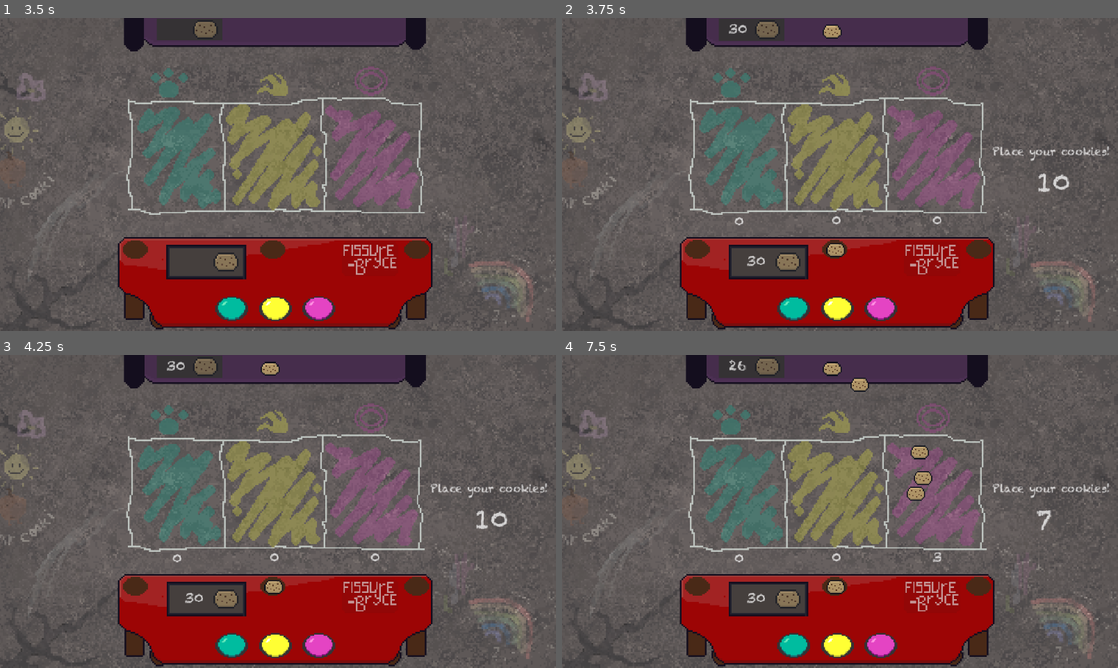
Above: before the commit, frames 1-4 (two rows, left to right).
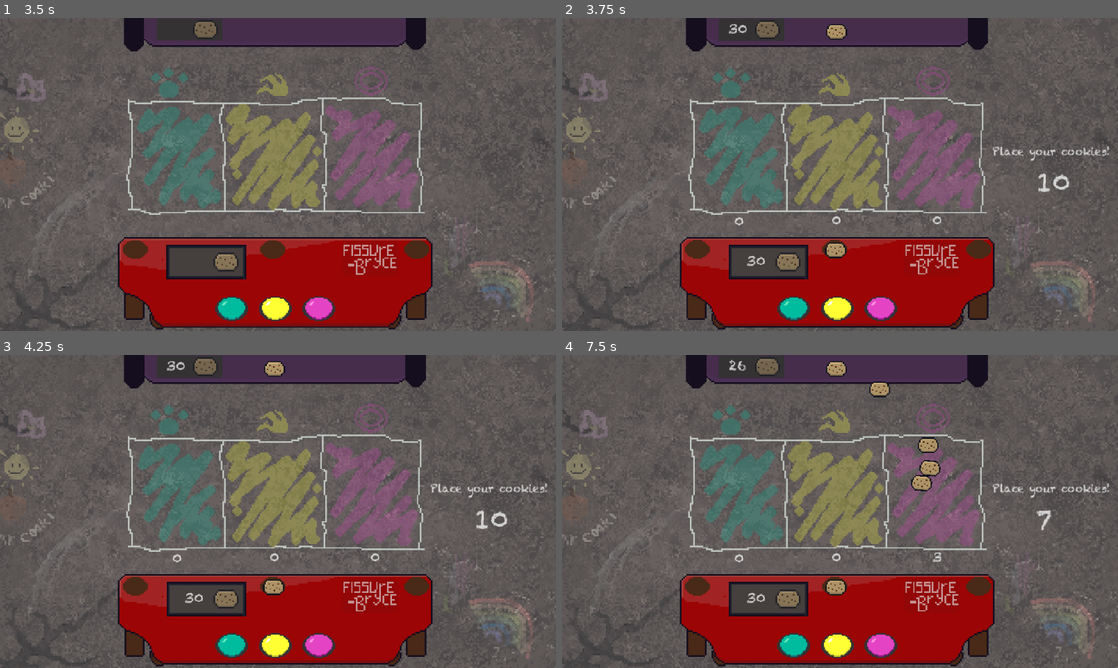
Above: after the commit, the same moments.

Repository: Sooshimi/golden-biscuit
Game: Godot game, scene res://scenes/battle_screen.tscn
The game is run twice, just before and just after one commit, with the same random seed, the same clock (stepped at 60 frames per second) and the same inputs.
Inputs (mouse positions are in pixels of both pictures, inside the frame that each line leads up to):
- Up to frame 1 (3.5 s): click "Start Game" at 0.5 s; move the mouse to (400, 158) at 1.27 s; click (400, 158) at 1.35 s; move the mouse to (166, 190) at 2.02 s; click (166, 190) at 2.1 s; move the mouse to (333, 105) at 2.77 s; click (333, 105) at 2.85 s
- Up to frame 2 (3.75 s): move the mouse to (812, 237) at 3.52 s; click (812, 237) at 3.6 s
- Up to frame 3 (4.25 s): no input
- Up to frame 4 (7.5 s): tap Enter at 4.25 s; move the mouse to (834, 586) at 4.27 s; click (834, 586) at 4.35 s; move the mouse to (856, 408) at 5.02 s; click (856, 408) at 5.1 s; move the mouse to (834, 367) at 5.77 s; click (834, 367) at 5.85 s; move the mouse to (834, 373) at 6.52 s; click (834, 373) at 6.6 s; move the mouse to (834, 367) at 7.27 s; click (834, 367) at 7.35 s

Frame 1 is identical in both runs. In frame 2, 0.2% of the frame differs, in the area x 46-52%, y 2-77%; in frame 3, 0.2%; in frame 4, 1.2%, in the area x 46-69%, y 2-77%.

Commit message:
Adjust cookie and battle screen parameters
Updated collision shapes and scaling for cookies, adjusted spawn area positions, and renamed 'Roarbutton' to 'RoarButton' in the battle screen scene. Improved cookie throw logic by tweaking spread angle and throw distance, and refactored code to use deferred child addition and minimum bet variable. Also fixed signal connections and removed unnecessary array erasures in cookie removal functions.

Diff:
--- a/scenes/battle_screen.tscn
+++ b/scenes/battle_screen.tscn
@@ -21,7 +21,7 @@
 size = Vector2(102.594, 118.75)
 
 [sub_resource type="CircleShape2D" id="CircleShape2D_jkca0"]
-radius = 21.0
+radius = 15.1327
 
 [node name="Battle Screen" type="Node2D"]
 script = ExtResource("1_jkca0")
@@ -187,7 +187,7 @@
 offset_bottom = 357.0
 scale = Vector2(1, 0.76)
 
-[node name="Roarbutton" type="Button" parent="UI"]
+[node name="RoarButton" type="Button" parent="UI"]
 modulate = Color(1, 1, 1, 0)
 offset_left = 349.0
 offset_top = 322.0
@@ -261,7 +261,7 @@
 shape = SubResource("CircleShape2D_jkca0")
 
 [node name="EnemyCookieSpawnArea" type="Area2D" parent="UI"]
-position = Vector2(311, 17)
+position = Vector2(316, 17)
 
 [node name="CollisionShape2D" type="CollisionShape2D" parent="UI/EnemyCookieSpawnArea"]
 shape = SubResource("CircleShape2D_jkca0")
@@ -386,7 +386,7 @@
 [connection signal="body_exited" from="BetArea/RoarArea" to="." method="_on_roar_area_body_exited"]
 [connection signal="pressed" from="UI/PawButton" to="." method="_on_paw_button_pressed"]
 [connection signal="pressed" from="UI/ClawButton" to="." method="_on_claw_button_pressed"]
-[connection signal="pressed" from="UI/Roarbutton" to="." method="_on_roar_button_pressed"]
+[connection signal="pressed" from="UI/RoarButton" to="." method="_on_roar_button_pressed"]
 [connection signal="body_entered" from="UI/PlayerCookieSpawnArea" to="." method="_on_player_cookie_spawn_area_body_entered"]
 [connection signal="body_exited" from="UI/PlayerCookieSpawnArea" to="." method="_on_player_cookie_spawn_area_body_exited"]
 [connection signal="body_entered" from="UI/EnemyCookieSpawnArea" to="." method="_on_enemy_cookie_spawn_area_body_entered"]
--- a/scenes/cookie.tscn
+++ b/scenes/cookie.tscn
@@ -5,15 +5,15 @@
 [ext_resource type="AudioStream" uid="uid://bfkqa0cecxndi" path="res://audio/SFX/objects/bisc_throw.mp3" id="3_2rrt0"]
 
 [sub_resource type="CapsuleShape2D" id="CapsuleShape2D_on5vl"]
-radius = 8.0
-height = 22.0
+radius = 9.0
+height = 24.0
 
 [node name="Cookie" type="RigidBody2D"]
 gravity_scale = 0.0
 script = ExtResource("1_yys3m")
 
 [node name="Sprite2D" type="Sprite2D" parent="."]
-scale = Vector2(1.335, 1.335)
+scale = Vector2(1.5, 1.5)
 texture = ExtResource("2_2rrt0")
 
 [node name="CollisionShape2D" type="CollisionShape2D" parent="."]
--- a/scripts/battle_screen/battle_screen.gd
+++ b/scripts/battle_screen/battle_screen.gd
@@ -34,6 +34,7 @@
 var player_choice := ""
 const choices := ["paw", "claw", "roar"]
 var player_thrown_cookies_counter := 0
+var minimum_bet := 5
 
 var paw_cookie_pot := []
 var claw_cookie_pot := []
@@ -92,14 +93,14 @@
 	var cookie = cookie_scene.instantiate()
 	cookie.global_position = player_cookie_spawn_area.global_position
 	cookie.collision_mask = 0
-	add_child(cookie)
+	call_deferred("add_child", cookie)
 
 func spawn_enemy_cookie() -> void:
 	if PhaseManager.current_state == 0:
 		var cookie = cookie_scene.instantiate()
 		cookie.global_position = enemy_cookie_spawn_area.global_position
 		cookie.collision_mask = 0
-		add_child(cookie)
+		call_deferred("add_child", cookie)
 
 func update_score() -> void:
 	player_cookie_counter.text = str(Global.player_total_cookies)
@@ -172,8 +173,8 @@
 	$UI/PickInstructions.hide()
 
 	# MINIMUM BET
-	if player_thrown_cookies_counter <= 5 and Global.player_total_cookies > 5:
-		Global.player_total_cookies -= 5
+	if player_thrown_cookies_counter <= minimum_bet and Global.player_total_cookies > minimum_bet:
+		Global.player_total_cookies -= minimum_bet
 		update_score()
 
 	# GAME OVER
@@ -197,7 +198,7 @@
 
 	for body in roar_cookie_area.get_overlapping_bodies():
 		body.queue_free()
-		roar_cookie_area.get_overlapping_bodies().erase(0)
+		#roar_cookie_area.get_overlapping_bodies().erase(0)
 
 	update_roar_cookie_counter()
 	update_score()
@@ -208,7 +209,7 @@
 
 	for body in claw_cookie_area.get_overlapping_bodies():
 		body.queue_free()
-		claw_cookie_area.get_overlapping_bodies().erase(0)
+		#claw_cookie_area.get_overlapping_bodies().erase(0)
 
 	update_claw_cookie_counter()
 	update_score()
@@ -219,7 +220,7 @@
 
 	for body in paw_cookie_area.get_overlapping_bodies():
 		body.queue_free()
-		paw_cookie_area.get_overlapping_bodies().erase(0)
+		#paw_cookie_area.get_overlapping_bodies().erase(0)
 
 	update_roar_cookie_counter()
 	update_score()
@@ -251,7 +252,7 @@
 	update_paw_cookie_counter()
 
 # COOKIES EXITS PAW AREA
-func _on_paw_area_body_exited(body: RigidBody2D) -> void:
+func _on_paw_area_body_exited(_body: RigidBody2D) -> void:
 	if paw_cookie_pot.size() > 0:
 		paw_cookie_pot.remove_at(0)
 	update_paw_cookie_counter()
@@ -262,7 +263,7 @@
 	update_claw_cookie_counter()
 
 # COOKIES EXITS CLAW AREA
-func _on_claw_area_body_exited(body: RigidBody2D) -> void:
+func _on_claw_area_body_exited(_body: RigidBody2D) -> void:
 	if claw_cookie_pot.size() > 0:
 		claw_cookie_pot.remove_at(0)
 	update_claw_cookie_counter()
@@ -273,7 +274,7 @@
 	update_roar_cookie_counter()
 
 # COOKIES EXITS ROAR AREA
-func _on_roar_area_body_exited(body: RigidBody2D) -> void:
+func _on_roar_area_body_exited(_body: RigidBody2D) -> void:
 	if roar_cookie_pot.size() > 0:
 		roar_cookie_pot.remove_at(0)
 	update_roar_cookie_counter()
--- a/scripts/cookie.gd
+++ b/scripts/cookie.gd
@@ -10,13 +10,13 @@
 var throw_velocity := Vector2.ZERO
 var throw_velocity_reduce := 3
 var base_angle := 90.0 # Aim straight down
-var spread_angle := 60.0  # cone half-angle on either side
+var spread_angle := 65.0  # cone half-angle on either side
 var random_angle
 var speed := 200
 var min_cookie_throw_delay := 0.2
 var max_cookie_throw_delay := 1.5
 var min_cookie_throw_distance := 0.5
-var max_cookie_throw_distance := 1.0
+var max_cookie_throw_distance := 0.9
 
 func _ready() -> void:
 	linear_damp = 5.0
